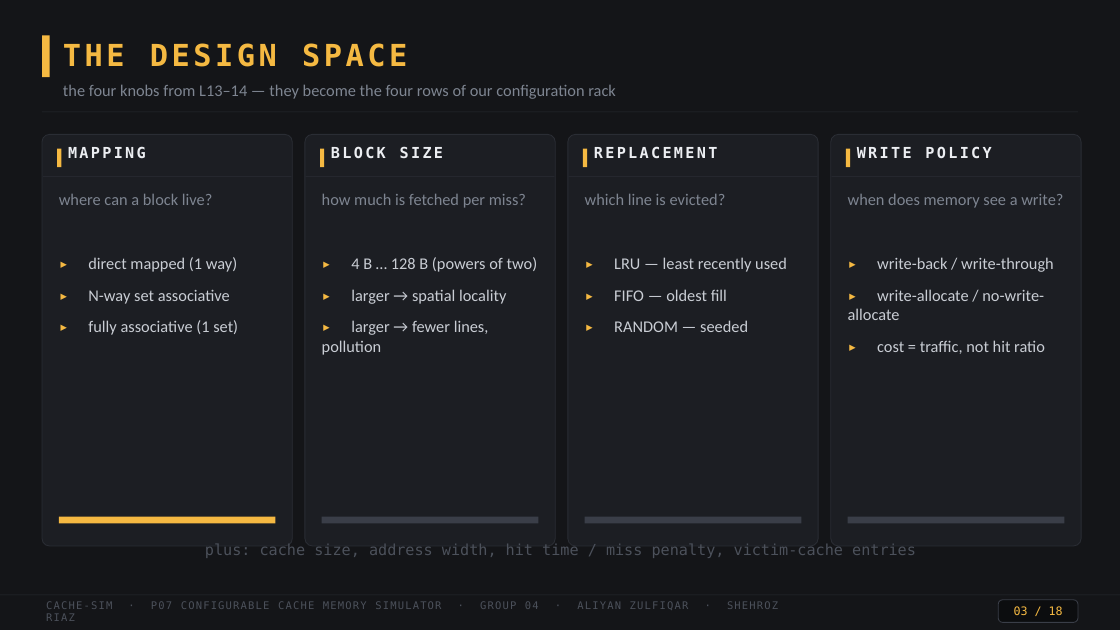
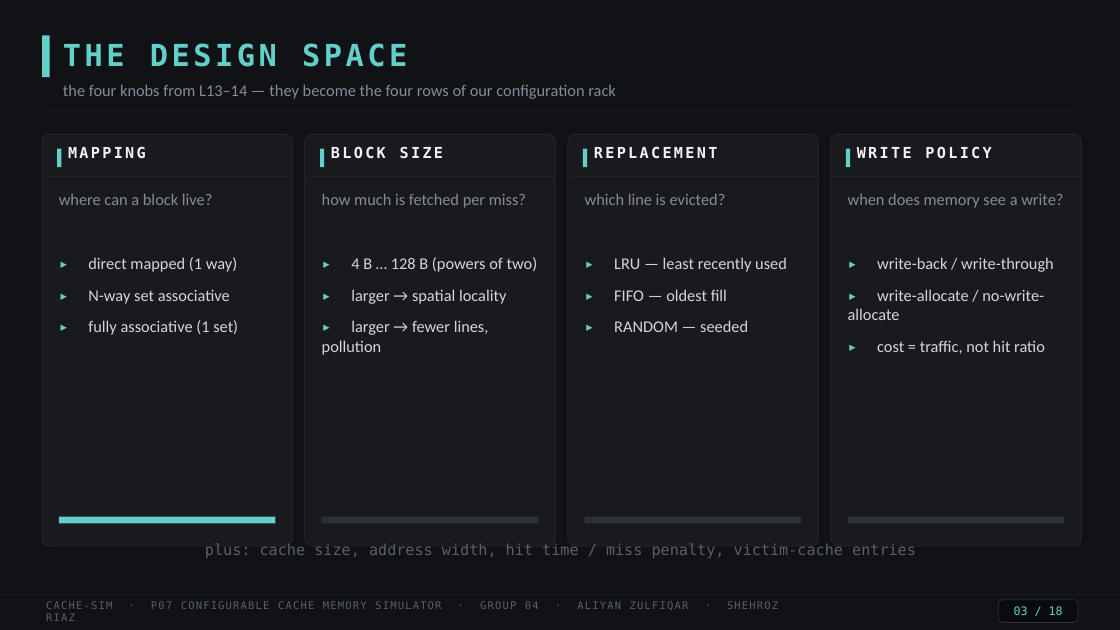
Before and after one commit to zorhehs/coa-lab-group4, a slide deck: slide 3 of docs/slides.pptx. Drawn at 1120x630 pixels with LibreOffice and Linux fonts; fonts in the diff are those of the drawing. Boxes give left, top, right and bottom in pixels: in the first picture for what was removed or moved away, otherwise in the second. Text is boxed around its words. In the diff, an @@ line names an element or a change of style, - is before the commit and + after.

```diff
--- a/docs/slides.pptx
+++ b/docs/slides.pptx
@@ background #141518 to #111216 @@
@@ text "THE DESIGN SPACE" at (63,43,407,67): text colour #F5B942 to #62CFC9 @@
@@ text "MAPPING" at (68,146,146,158): text colour #ECEEF2 to #F1F2F4 @@
@@ fill #1C1E23 to #181A1E; outline #2A2D34 0.75 pt to #24272D 0.75 pt in 4 elements at (42,134,292,546), (305,134,555,546), (568,134,818,546), (831,134,1081,546) @@
@@ text colour #F5B942 to #62CFC9 in "▸", "▸", "▸"; text colour #C9CDD4 to #D3D6DC in 4 elements at (88,257,238,335), (322,257,538,355), (614,257,787,332), (848,289,1045,354) @@
@@ fill #F5B942 to #62CFC9 in 6 elements at (42,35,50,77), (57,149,61,167), (320,149,324,167), (583,149,587,167), (846,149,850,167), (59,517,276,523) @@
@@ fill #3A3E48 to #2C3037 in 3 elements at (322,517,539,523), (585,517,802,523), (848,517,1065,523) @@
@@ text "03 / 18" at (1014,606,1063,615): text colour #F5B942 to #62CFC9 @@
@@ rounded rectangle at (998,600,1078,623): fill #0C0D0F to #0A0B0D; outline #3A3E48 0.75 pt to #2C3037 0.75 pt @@
```
Also in this commit, not shown: 17 other slides changed, 12 other files.
